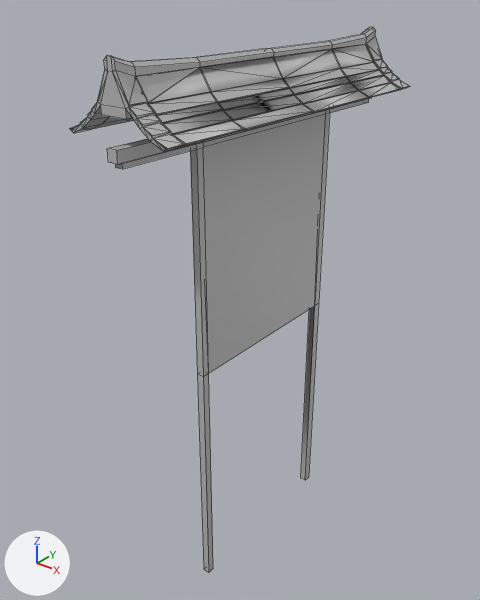
An edit to the FBX model Artwork/Hakone Sign/Hakone Sign.fbx, drawn before and after from the same camera.
The view is the same before and after, from a 50 mm lens placed at (0.361, -0.491, 0.113), pointed at (-0.025, -0.008, -0.186). Arrows for +X, +Y and +Z are at lower left; the lights stay in place. The first picture is the older version. Mesh edges are drawn as thin lines. Where no turn or scale is listed for an object, it has been applied to the vertices.

Script lines for the objects in view, before the commit:
```python
mat_openpbr_shader1 = principled_material('openPBR_shader1')
mat_openpbr_shader1.base_color = (0.5, 0.5, 0.5)  # grey #bcbcbc
me_mesh = bpy.data.meshes.new('Mesh')
me_mesh.from_pydata(...)  # 564 vertices, 933 faces; spans x -0.051..0.051, y -0.157..0.209, z -0.476..0.067
me_mesh.materials.append(mat_openpbr_shader1)  # grey #bcbcbc
ob_pcube1 = bpy.data.objects.new('pCube1', me_mesh)
ob_pcube1.location = (0.0, -0.026, 0.0)
```
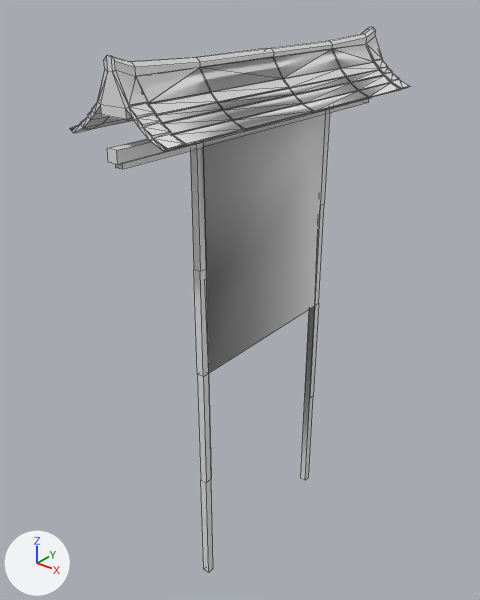
Commit message: Hakone Sign Upload

The change in detail:
Material 'openPBR_shader1' (mat_openpbr_shader1) changes colour from grey #bcbcbc to white #e7e7e7; in linear values from (0.5, 0.5, 0.5) to (0.8, 0.8, 0.8).
me_mesh is used by ob_pcube1; location (0.0, -0.026, 0.0).
me_mesh had 564 vertices, 933 faces and spanned x -0.051..0.051, y -0.157..0.209, z -0.476..0.067.
me_mesh now has 582 vertices, 945 faces and spans x -0.051..0.051, y -0.157..0.209, z -0.476..0.067.
Part 1, on me_mesh:
116 faces are deleted.
2 vertices move within x -0.023, y -0.069, z 0.028.
18 vertices are added at x -0.004..0.004, y -0.074..0.126, z -0.349..-0.01.
128 new faces join them.

Location of each change, (x1, y1, x2, y2) in pixels of the pictures (480 x 600 px; the box of a moved part takes in the faces that stretch with it):
'pCube1', recoloured, reshaped (grey to white): (70, 27, 410, 573) in both
part 1 of me_mesh, moved or reshaped: (172, 44, 378, 573) in both
